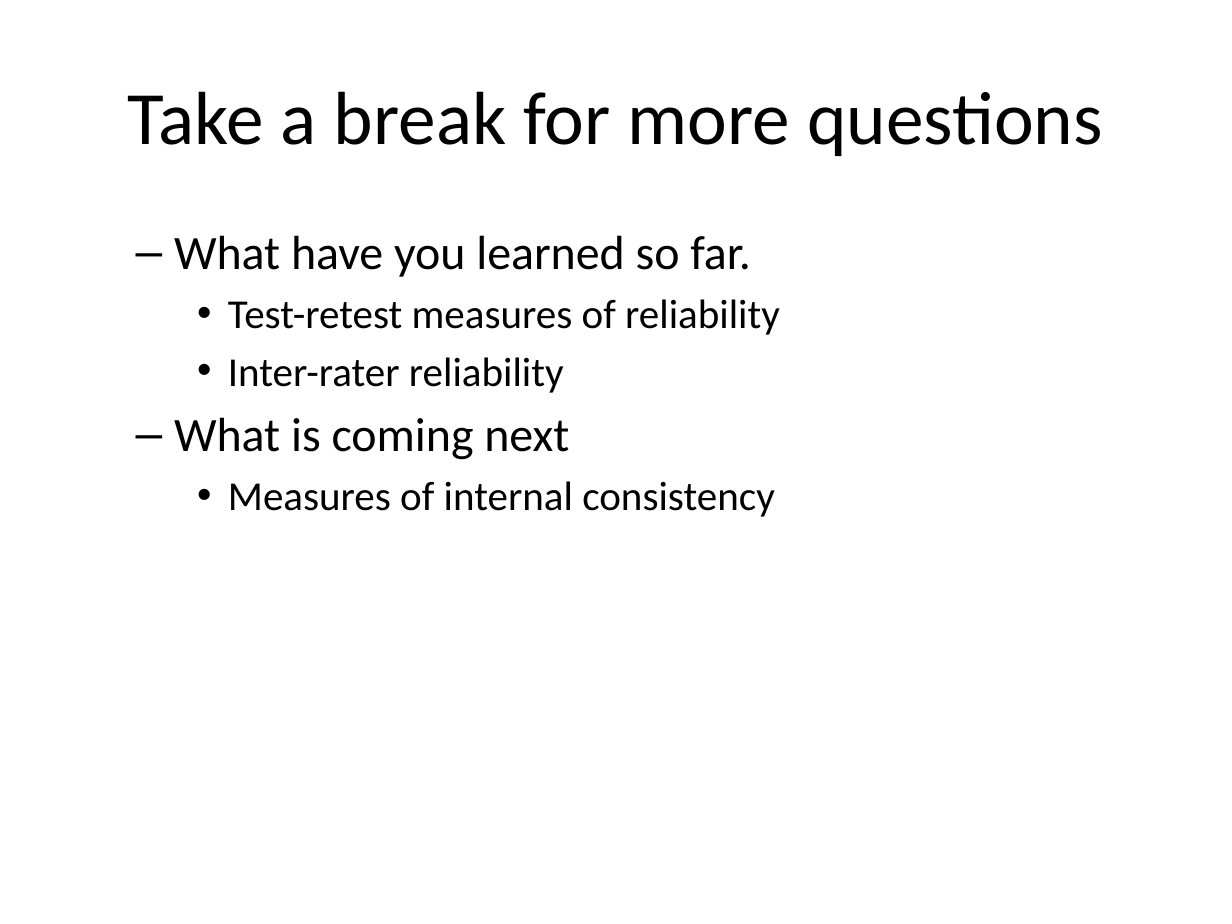
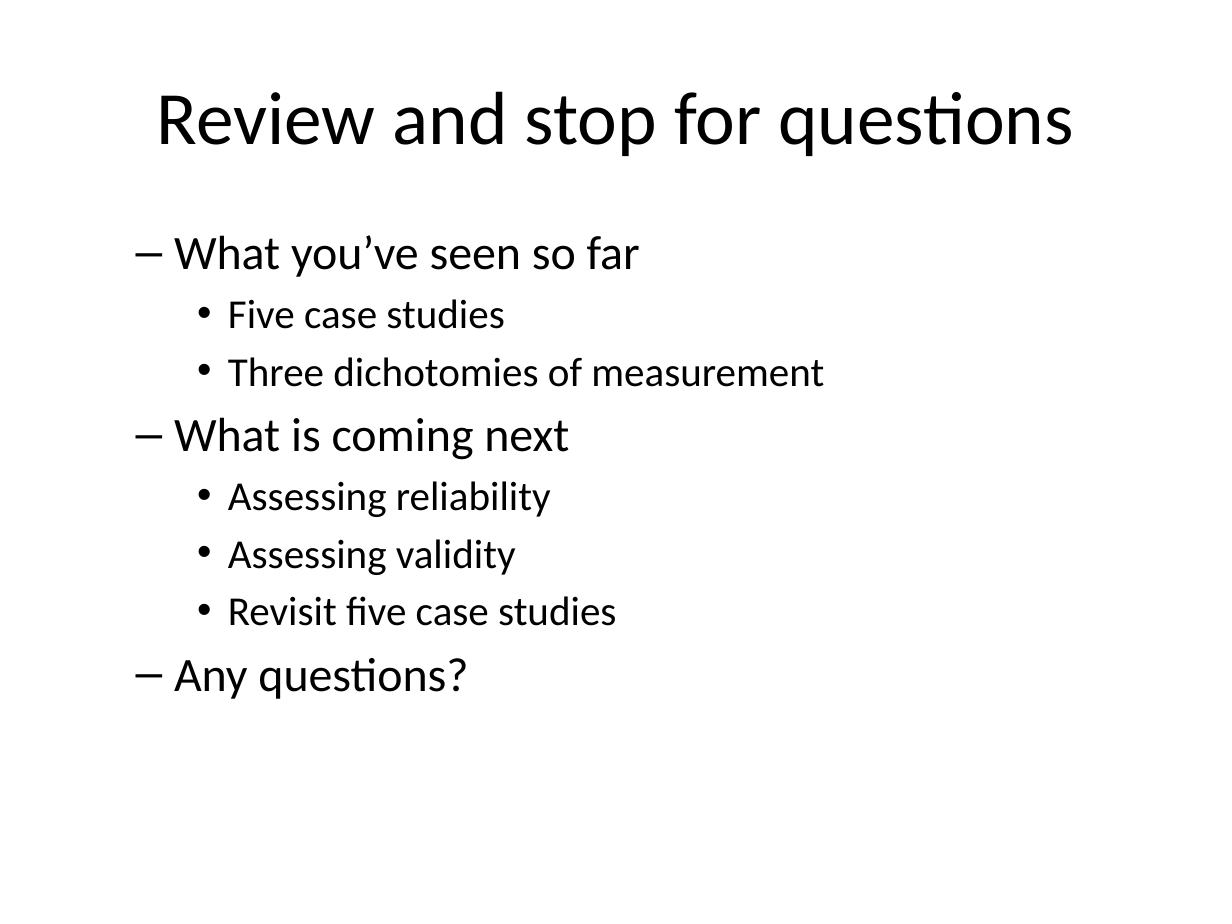
Before and after one commit to pmean/reliability-and-validity, a slide deck: slide 24 of src/rav.pptx (slide 22 before the commit). Drawn at 1232x924 pixels with LibreOffice and Linux fonts; fonts in the diff are those of the drawing. Boxes give left, top, right and bottom in pixels: in the first picture for what was removed or moved away, otherwise in the second. Text is boxed around its words. In the diff, an @@ line names an element or a change of style, - is before the commit and + after.

Commit message:
Added review slides

```diff
--- a/src/rav.pptx
+++ b/src/rav.pptx
@@ title at <box>157,91,1074,156</box>: text changed @@
-Take a break for more questions
+Review and stop for questions
@@ text at <box>174,235,824,387</box>: text changed @@
-  – What have you learned so far.
-    • Test-retest measures of reliability
-    • Inter-rater reliability
+  – What you’ve seen so far
+    • Five case studies
+    • Three dichotomies of measurement
@@ text at <box>174,481,616,699</box>: text changed @@
-    • Measures of internal consistency
+    • Assessing reliability
+    • Assessing validity
+    • Revisit five case studies
+  – Any questions?
```
Also in this commit, not shown: 11 other slides changed, 12 slides added, 4 slides removed, 1 other file.
